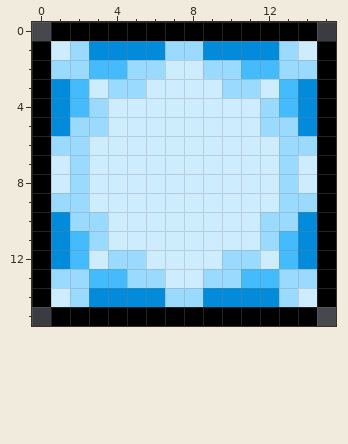
Pixel-art sprite, stored at Resources/Textures/Buffs/EnduranceCloud1.png. That is the earlier state.
The file is 32x32 pixels, drawn in blocks of 2x2; one block is one cell here.
Now the later version:
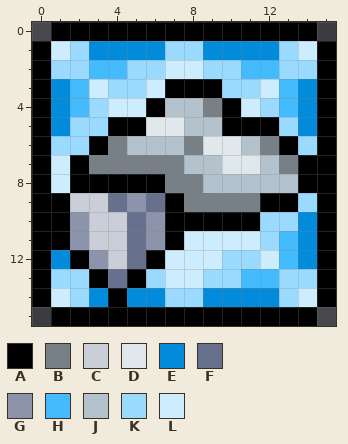
Palette (. is transparent): A #000000  B #778087  C #caced8  D #e1e8eb  E #028bda  F #67718e  G #8c94ab  H #44bbfd  J #b3c2cd  K #9adafe  L #cdedfe
From old to new:
@@ x 0..15 @@
  2 AKKHHKKLLKKHHKKA
- 3 AEHLKKLLLLKKLHEA
- 4 AEHKLLLLLLLLKHEA
- 5 AEKKLLLLLLLLKKEA
- 6 AKKLLLLLLLLLLKKA
- 7 ALKLLLLLLLLLLKLA
- 8 ALKLLLLLLLLLLKLA
- 9 AKKLLLLLLLLLLKKA
-10 AEKKLLLLLLLLKKEA
-11 AEHKLLLLLLLLKHEA
-12 AEHLKKLLLLKKLHEA
-13 AKKHHKKLLKKHHKKA
-14 ALKEEEEKKEEEEKLA
+ 3 AEHLKKLAAAKKLHEA
+ 4 AEHKLLAJJBALKHEA
+ 5 AEKKAADDJJAAAKEA
+ 6 AKKABJJJBDDJBAKA
+ 7 ALABBBBBJJDDJBAA
+ 8 ALAAAAABBJJJJJAA
+ 9 AACCFGFABBBBAAKA
+10 AAGCCFGAAAAAKKEA
+11 AAGCCFGALLLLKHEA
+12 AEAGCFALLLKKLHEA
+13 AKKAFAKLLKKHHKKA
+14 ALKEAEEKKEEEEKLA
 15 .AAAAAAAAAAAAAA.
